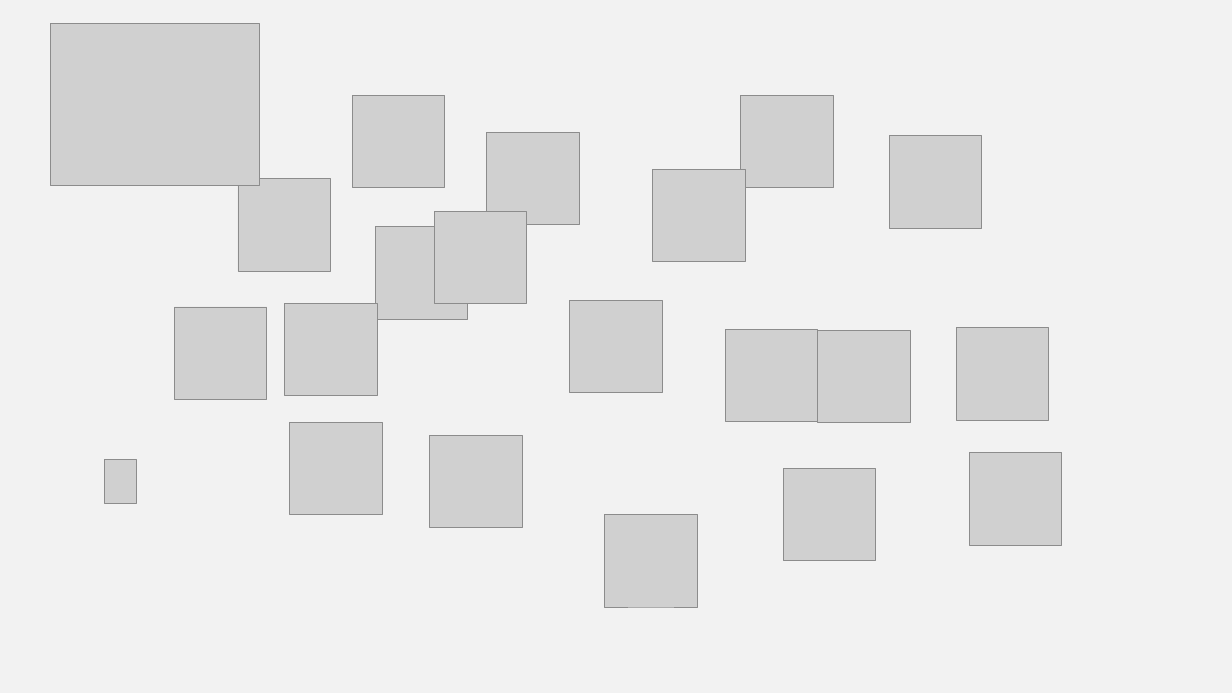
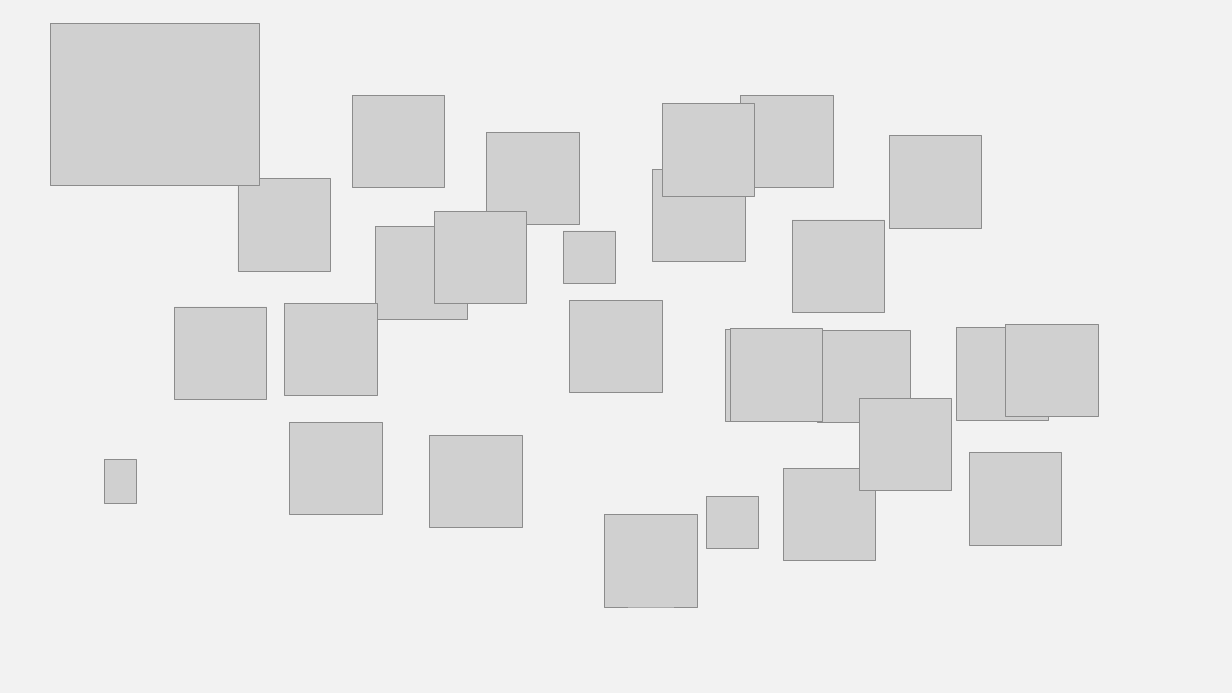
Before and after one commit to knowit/fant, a slide deck: slide 16 of doc/konsept/Fant-.pptx (slide 14 before the commit). Drawn at 1232x693 pixels with LibreOffice and Linux fonts; fonts in the diff are those of the drawing; grey boxes stand for pictures. Boxes give left, top, right and bottom in pixels: in the first picture for what was removed or moved away, otherwise in the second. Text is boxed around its words. In the diff, an @@ line names an element or a change of style, - is before the commit and + after.

```diff
--- a/doc/konsept/Fant-.pptx
+++ b/doc/konsept/Fant-.pptx
@@ picture added at (663, 104, 755, 196) @@
@@ picture added at (564, 231, 616, 284) @@
@@ picture added at (792, 220, 884, 312) @@
@@ picture added at (730, 329, 823, 421) @@
@@ picture added at (1006, 324, 1098, 417) @@
@@ picture added at (860, 398, 952, 491) @@
@@ picture added at (706, 496, 759, 549) @@
```
Also in this commit, not shown: 1 other slide changed, 1 slide added, 1 slide removed.
